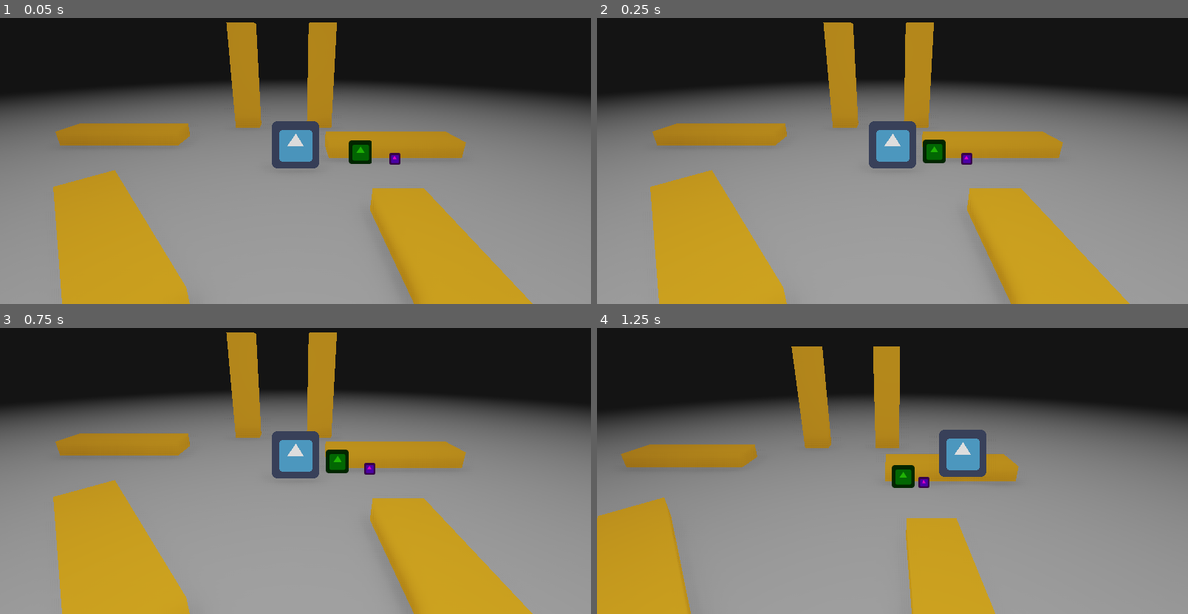
Above: before the commit, frames 1-4 (two rows, left to right).
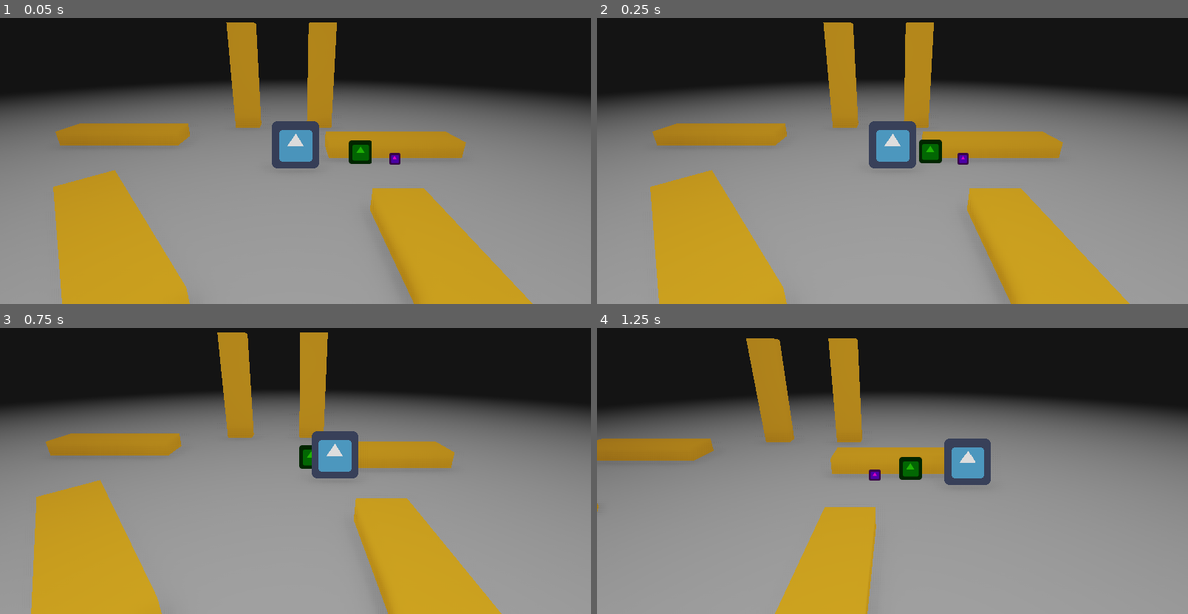
Above: after the commit, the same moments.

Repository: sundowns/github-gameoff-2021
Game: Godot game, scene res://Game.tscn
Same seed, same stepped clock (60 frames per second), same inputs: the game is played once before the commit and once after it. The engine's default icon, where the game draws it, is replaced by a stand-in: a white triangle on a blue panel in a dark square.
Inputs:
- Up to frame 1 (0.05 s): no input
- Up to frame 2 (0.25 s): no input
- Up to frame 3 (0.75 s): tap Enter at 0.5 s; hold Right (ui_right) from 0.53 s (still down)
- Up to frame 4 (1.25 s): keep holding Right (ui_right); tap Space (jump) at 0.77 s

Frame 1 is identical in both runs. In frame 2, 0.3% of the frame differs, in the area x 54-64%, y 42-52%; in frame 3, 11%; in frame 4, 25%, in the area x 0-72%, y 3-100%.

Commit message:
stop companions colliding

Diff:
--- a/Game.tscn
+++ b/Game.tscn
@@ -33,12 +33,10 @@
 
 [node name="TinyTimmy" parent="Entities" instance=ExtResource( 6 )]
 transform = Transform( 1, 0, 0, 0, 1, 0, 0, 0, 1, 3, 0, 0 )
-collision_layer = 1
 follow_target_path = NodePath("../LilJimmy")
 
 [node name="LilJimmy" parent="Entities" instance=ExtResource( 7 )]
 transform = Transform( 1, 0, 0, 0, 1, 0, 0, 0, 1, 2, 0, 0 )
-collision_layer = 1
 follow_target_path = NodePath("../Player")
 
 [node name="StaticObjects" type="Spatial" parent="."]
